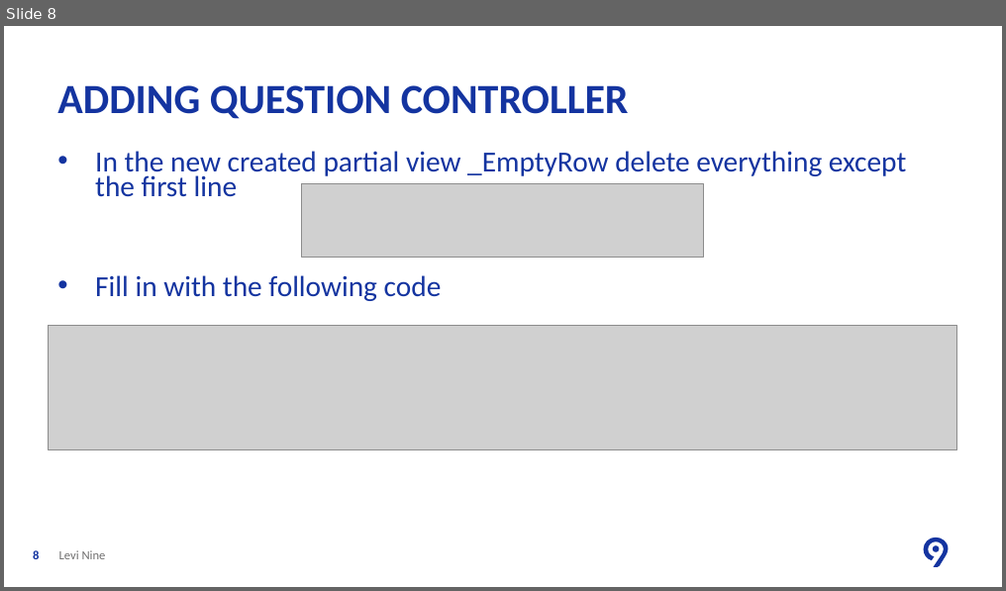
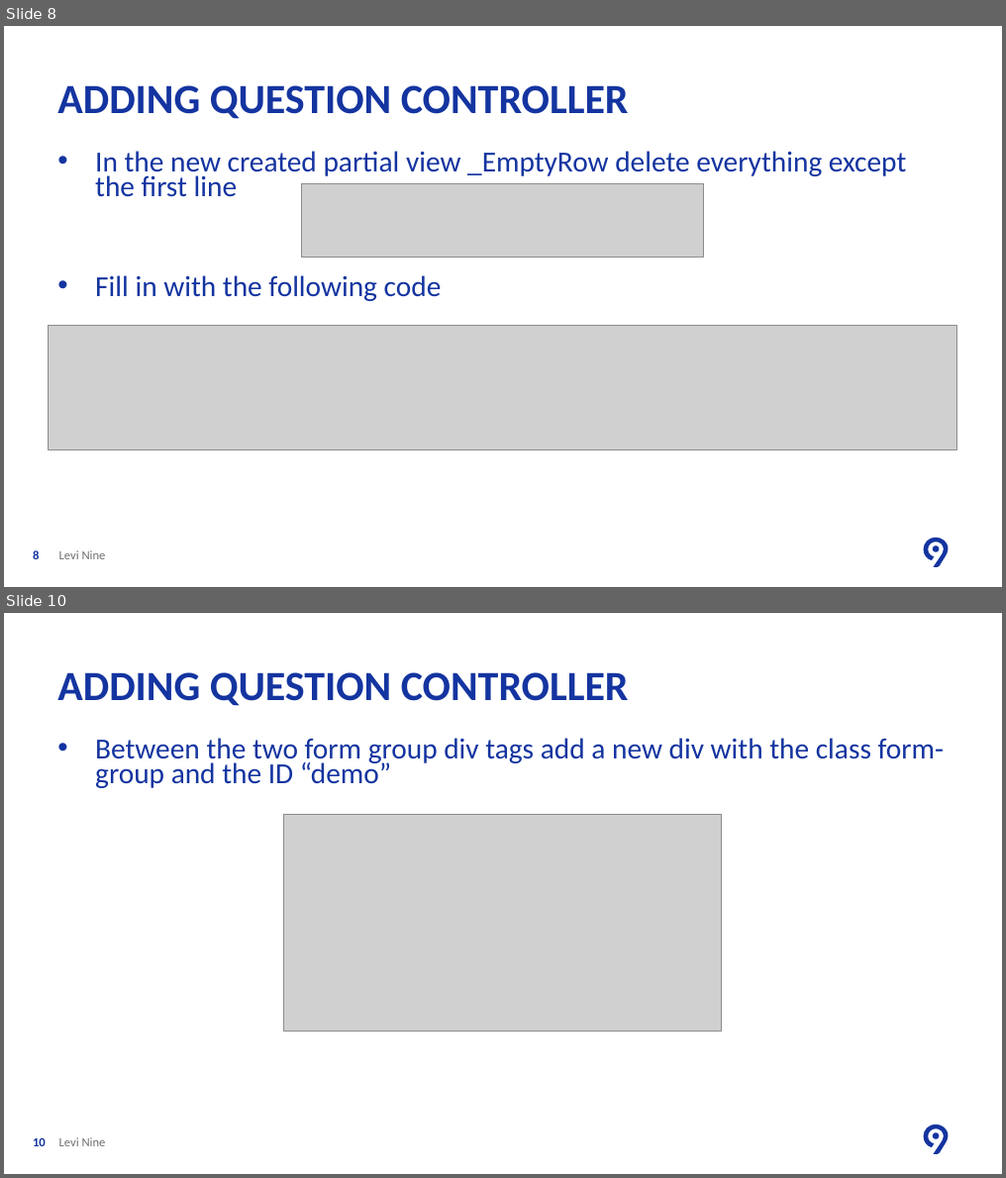
Before and after one commit to ancasturza/PracticaAC2018, a slide deck: PPT/L3/Lesson Three Add Questions and Answers.pptx. Shown one above the other, each under a label of ours: slide 8 before the commit, slides 8 and 10 after it; the slides between them are not shown. The pictures are 1006x591 and 1006x1178 pixels, drawn with LibreOffice and Linux fonts; fonts in the diff are those of the drawing; grey boxes stand for pictures; background and template pictures are left out. Boxes give left, top, right and bottom in pixels: in the first picture for what was removed or moved away, otherwise in the second. Text is boxed around its words. In the diff, an @@ line names an element or a change of style, - is before the commit and + after.

Commit message:
Added questions and aswers

```diff
--- a/PPT/L3/Lesson Three Add Questions and Answers.pptx
+++ b/PPT/L3/Lesson Three Add Questions and Answers.pptx
@@ slide 10 added at (x1=4, y1=613, x2=1002, y2=1174), background #FFFFFF; not listed: 2 template elements that a slide beside it also shows @@
@@ title added at (x1=57, y1=672, x2=629, y2=706), 40 pt, text #1434A0, bold @@
+ADDING QUESTION CONTROLLER
@@ text added at (x1=95, y1=738, x2=944, y2=788), 28 pt, text #1434A0 @@
+• Between the two form group div tags add a new div with the class form-group and the ID “demo”
@@ picture added at (x1=284, y1=814, x2=721, y2=1032) @@
@@ page number added at (x1=33, y1=1138, x2=46, y2=1147), 12 pt, text #1434A0, bold @@
+10
@@ text added at (x1=59, y1=1138, x2=106, y2=1147), 12 pt, text #706F6F @@
+Levi Nine
```
Also in this commit, not shown: 2 slides changed, 3 other slides added, 5 other files.
